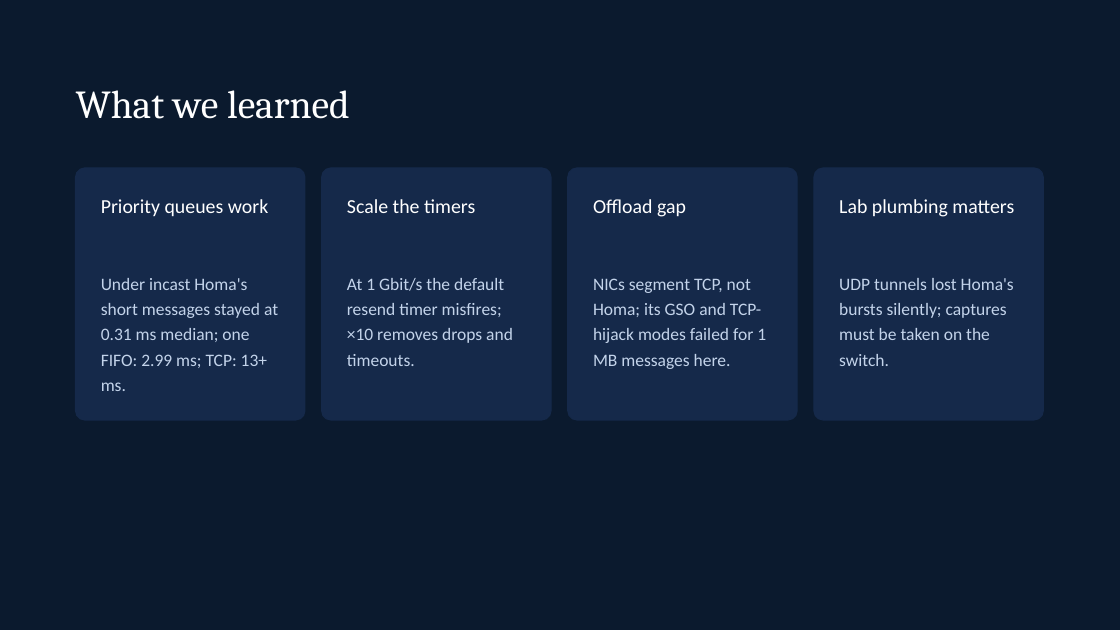
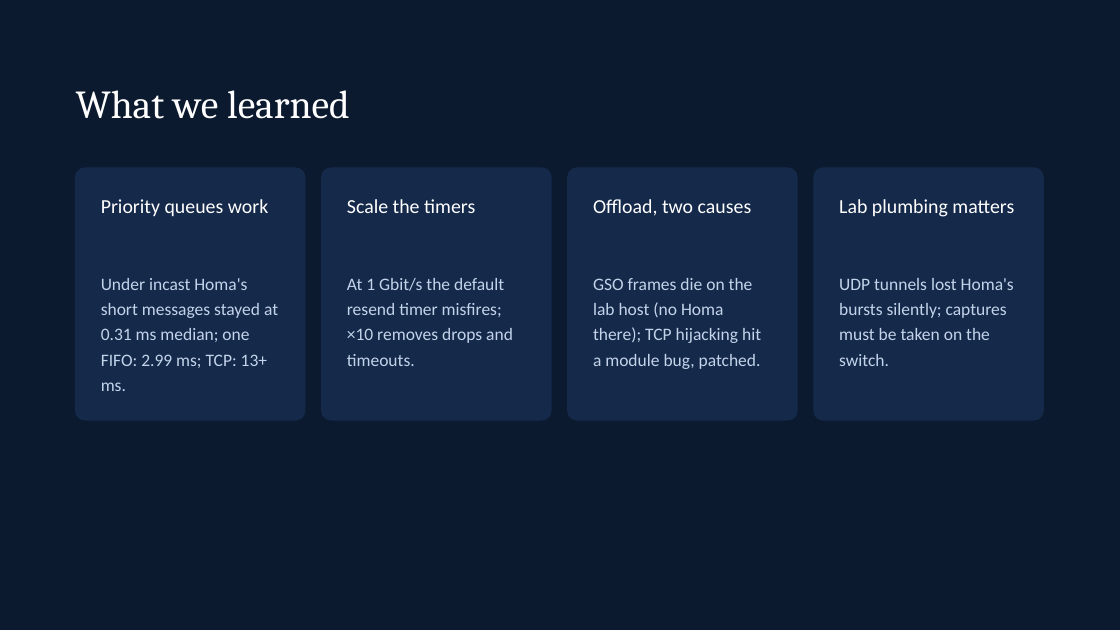
Before and after one commit to dcantor/homa-lab, a slide deck: slide 21 of docs/homa-lab.pptx. Drawn at 1120x630 pixels with LibreOffice and Linux fonts; fonts in the diff are those of the drawing. Boxes give left, top, right and bottom in pixels: in the first picture for what was removed or moved away, otherwise in the second. Text is boxed around its words. In the diff, an @@ line names an element or a change of style, - is before the commit and + after.

```diff
--- a/docs/homa-lab.pptx
+++ b/docs/homa-lab.pptx
@@ text at (x1=593, y1=199, x2=752, y2=216): text changed @@
-Offload gap
+Offload, two causes
@@ text at (x1=593, y1=278, x2=761, y2=369): text changed @@
-NICs segment TCP, not Homa; its GSO and TCP-hijack modes failed for 1 MB messages here.
+GSO frames die on the lab host (no Homa there); TCP hijacking hit a module bug, patched.
```
Also in this commit, not shown: 7 other slides changed, 16 other files.
